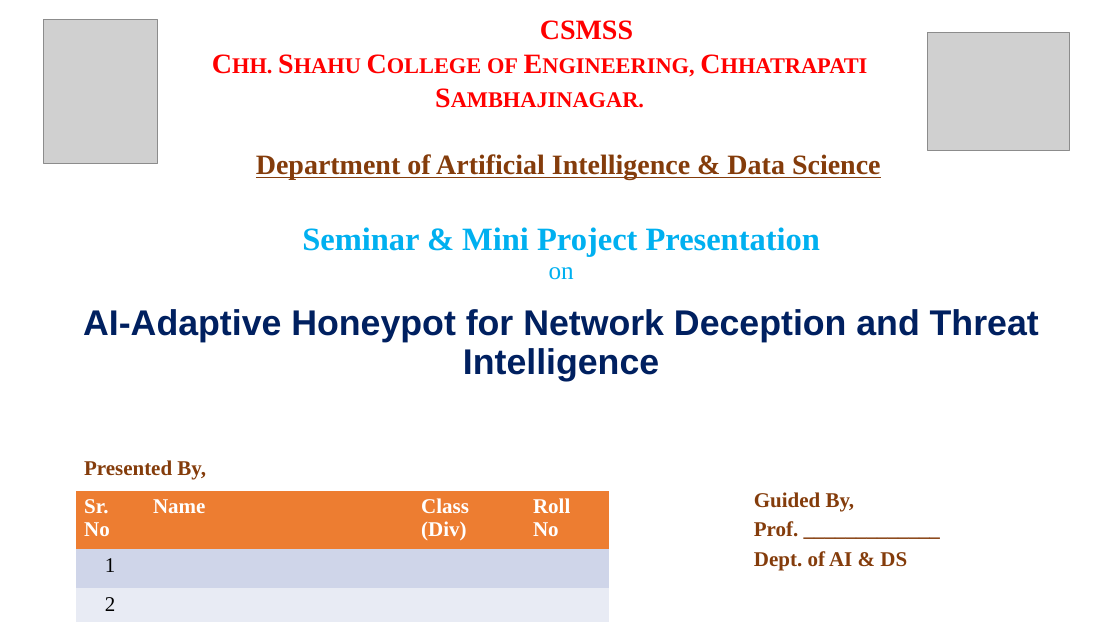
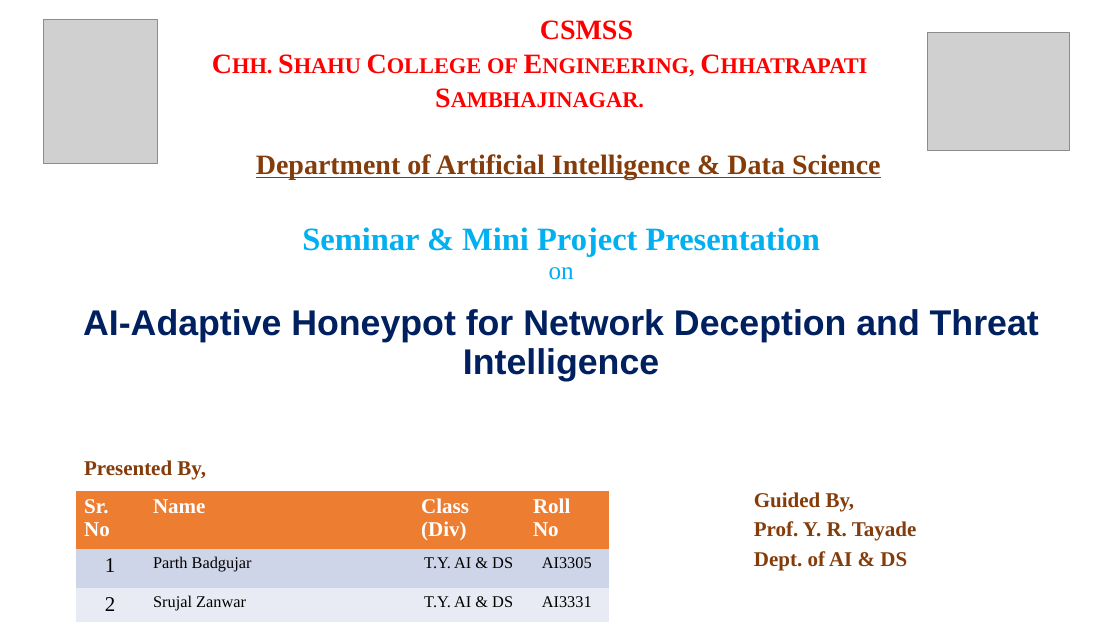
Before and after one commit to Parthbadgujar1/HoneyPot, a slide deck: slide 1 of report/output/Presentation.pptx. Drawn at 1120x630 pixels with LibreOffice and Linux fonts; fonts in the diff are those of the drawing; grey boxes stand for pictures. Boxes give left, top, right and bottom in pixels: in the first picture for what was removed or moved away, otherwise in the second. Text is boxed around its words. In the diff, an @@ line names an element or a change of style, - is before the commit and + after.

```diff
--- a/report/output/Presentation.pptx
+++ b/report/output/Presentation.pptx
@@ table at box(76, 491, 608, 623) @@
-row 2: 1 |  |  | 
+row 2: 1 | Parth Badgujar | T.Y. AI & DS | AI3305
-row 3: 2 |  |  | 
+row 3: 2 | Srujal Zanwar | T.Y. AI & DS | AI3331
@@ subtitle at box(754, 521, 917, 541): text changed @@
-Prof. _____________
+Prof. Y. R. Tayade
```
Also in this commit, not shown: 9 other slides changed, 1 slide added, 10 other files.
